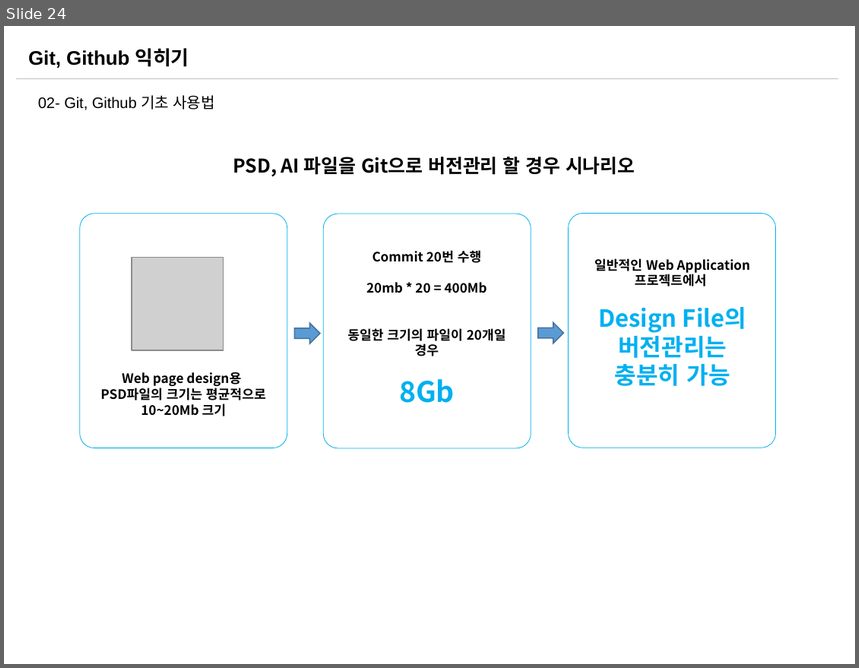
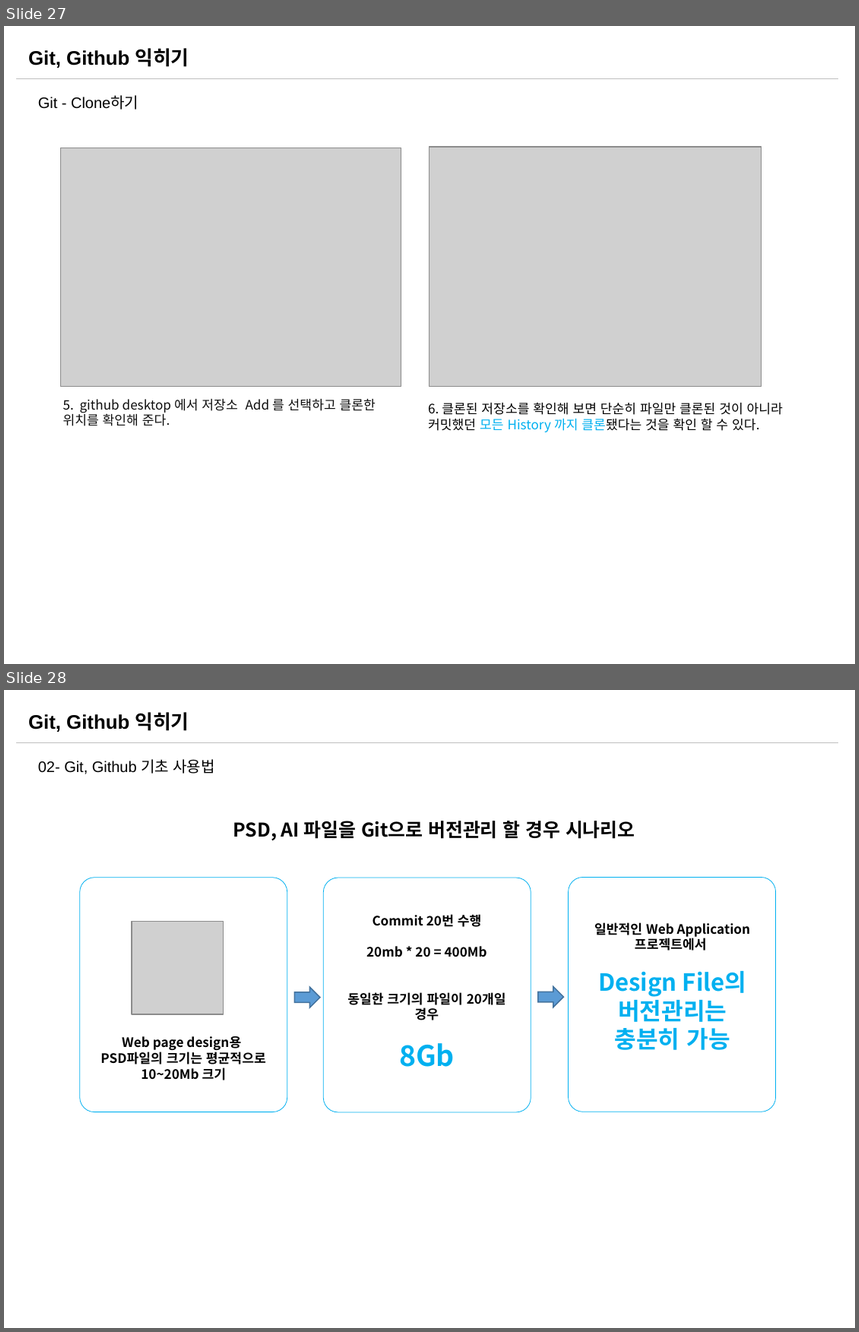
Before and after one commit to sabin21/NodeJS_Workflow_Study, a slide deck: CH00_Git_Github.pptx. Shown one above the other, each under a label of ours: slide 24 before the commit, slides 27 and 28 after it. The pictures are 859x668 and 859x1332 pixels, drawn with LibreOffice and Linux fonts; fonts in the diff are those of the drawing; grey boxes stand for pictures. Boxes give left, top, right and bottom in pixels: in the first picture for what was removed or moved away, otherwise in the second. Text is boxed around its words. In the diff, an @@ line names an element or a change of style, - is before the commit and + after.

```diff
--- a/CH00_Git_Github.pptx
+++ b/CH00_Git_Github.pptx
@@ slide 27 added at [4,26,855,664], background #FFFFFF; not listed: 2 template elements that a slide beside it also shows @@
@@ text added at [38,96,139,110], 12.9 pt, text #000000 @@
+Git - Clone하기
@@ picture added at [60,148,401,386] @@
@@ picture added at [429,147,762,386] @@
@@ text added at [63,399,376,427], 11 pt, text #0D0D0D @@
+5. github desktop 에서 저장소 Add 를 선택하고 클론한 위치를 확인해 준다.
@@ text added at [428,402,783,433], 11 pt, text #000000 @@
+6. 클론된 저장소를 확인해 보면 단순히 파일만 클론된 것이 아니라 커밋했던 모든 History 까지 클론됐다는 것을 확인 할 수 있다.
@@ what was slide 24 is now slide 28 @@
```
Also in this commit, not shown: 5 slides changed, 3 other slides added.
